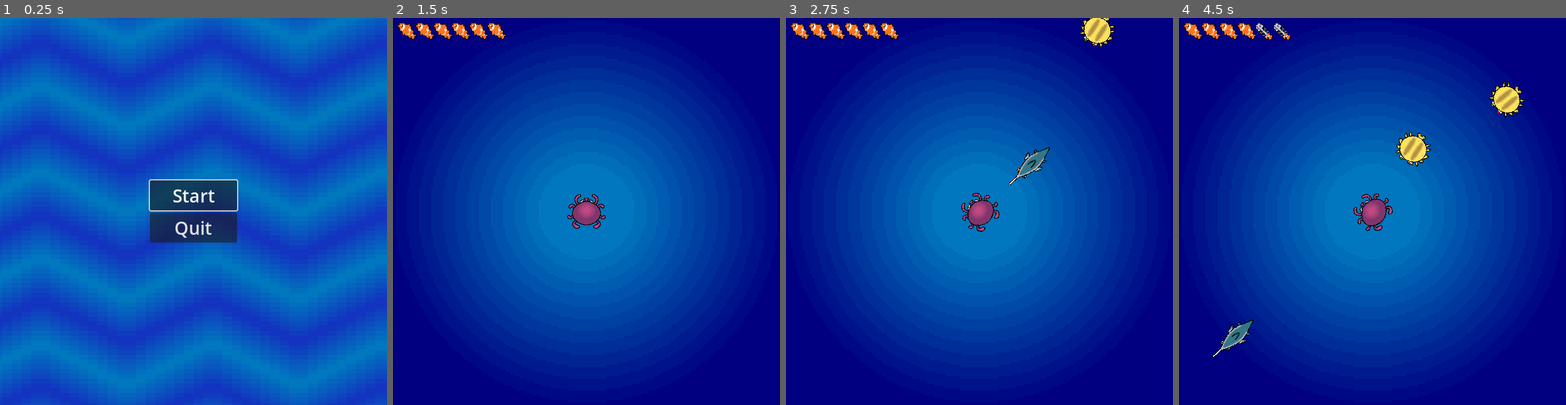
Above: before the commit, frames 1-4 (left to right).
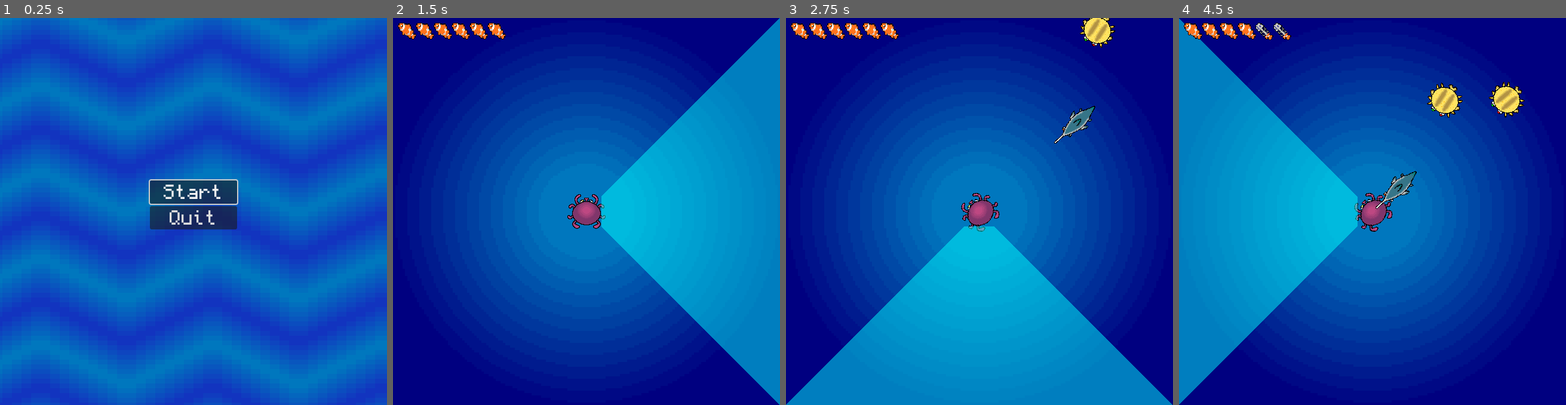
Above: after the commit, the same moments.

Repository: jonael-garcia26/OctoPause
Game: Godot game, scene res://Scenes/menu.tscn
The game is run twice, just before and just after one commit, with the same random seed, the same clock (stepped at 60 frames per second) and the same inputs.
Inputs:
- Up to frame 1 (0.25 s): no input
- Up to frame 2 (1.5 s): click "Start" at 0.5 s; tap Enter at 1.25 s; hold D (right, bound only after the commit) from 1.28 s (still down)
- Up to frame 3 (2.75 s): release D (right, bound only after the commit) at 2.03 s; hold S (down, bound only after the commit) from 2.03 s (still down)
- Up to frame 4 (4.5 s): release S (down, bound only after the commit) at 2.78 s; hold D (right, bound only after the commit) 2.78-3.53 s; hold W (up, bound only after the commit) 3.53-4.28 s; hold A (left, bound only after the commit) from 4.28 s (still down)

The runs differ from the first frame. In frame 1, 1.6% of the frame differs, in the area x 38-62%, y 43-59%; in frame 2, 25%; in frame 3, 26%; in frame 4, 26%, in the area x 0-74%, y 0-100%.

Commit message:
added the timestop manually after fucking everything with the merge

Diff:
--- a/Scenes/main.tscn
+++ b/Scenes/main.tscn
@@ -6,6 +6,7 @@
 [ext_resource type="Texture2D" uid="uid://db1rv5jahoabt" path="res://Assets/Sprites/Background.png" id="3_j76o2"]
 [ext_resource type="PackedScene" uid="uid://c2awl4pj3dnt6" path="res://Scenes/Player.tscn" id="4_46g1p"]
 [ext_resource type="PackedScene" uid="uid://ce3fuy55bbe0l" path="res://Scenes/Killy.tscn" id="4_m0alt"]
+[ext_resource type="PackedScene" uid="uid://666pj4t2irbx" path="res://Scenes/time_stop.tscn" id="7_3g04u"]
 [ext_resource type="PackedScene" uid="uid://d5crpah3s4lv" path="res://gui/nemoContainer.tscn" id="7_l7s0j"]
 
 [sub_resource type="Curve2D" id="Curve2D_tvcvj"]
@@ -35,6 +36,8 @@
 [node name="StartPos" type="Marker2D" parent="."]
 position = Vector2(324, 324)
 
+[node name="TimeStop" parent="." instance=ExtResource("7_3g04u")]
+
 [node name="Path" type="Path2D" parent="."]
 curve = SubResource("Curve2D_tvcvj")
 
--- a/Scenes/menu.tscn
+++ b/Scenes/menu.tscn
@@ -1,7 +1,8 @@
-[gd_scene load_steps=5 format=3 uid="uid://ng2v52wteqgw"]
+[gd_scene load_steps=6 format=3 uid="uid://ng2v52wteqgw"]
 
 [ext_resource type="Shader" path="res://Assets/Shaders/bgScroll.gdshader" id="1_xogcd"]
 [ext_resource type="Texture2D" uid="uid://dt2sklf6eyu73" path="res://Assets/Sprites/Start.png" id="2_4ith4"]
+[ext_resource type="FontFile" uid="uid://b641ed2clbrdw" path="res://Assets/Fonts/Monocraft.ttf" id="3_d0bge"]
 [ext_resource type="Script" path="res://Scripts/quit.gd" id="3_kufnd"]
 
 [sub_resource type="ShaderMaterial" id="ShaderMaterial_h6wif"]
@@ -48,12 +49,14 @@
 [node name="Start" type="Button" parent="VBoxContainer"]
 layout_mode = 2
 focus_neighbor_top = NodePath("../Quit")
+theme_override_fonts/font = ExtResource("3_d0bge")
 theme_override_font_sizes/font_size = 30
 text = "Start"
 
 [node name="Quit" type="Button" parent="VBoxContainer"]
 layout_mode = 2
 focus_neighbor_bottom = NodePath("../Start")
+theme_override_fonts/font = ExtResource("3_d0bge")
 theme_override_font_sizes/font_size = 30
 text = "Quit"
 script = ExtResource("3_kufnd")
--- /dev/null
+++ b/Scenes/time_stop.tscn
@@ -0,0 +1,15 @@
+[gd_scene load_steps=2 format=3 uid="uid://666pj4t2irbx"]
+
+[ext_resource type="Script" path="res://Scripts/time_stop.gd" id="1_q002f"]
+
+[node name="TimeStop" type="Area2D"]
+script = ExtResource("1_q002f")
+
+[node name="CollisionPolygon2D" type="CollisionPolygon2D" parent="."]
+
+[node name="Polygon2D" type="Polygon2D" parent="."]
+color = Color(0, 1, 1, 0.498039)
+
+[node name="Cooldown" type="Timer" parent="."]
+wait_time = 0.25
+one_shot = true
--- a/Scripts/main.gd
+++ b/Scripts/main.gd
@@ -16,10 +16,13 @@
 
 func _on_enemy_timer_timeout():
 	# Randomly choose between pufferfish and swordfish
-	var mob_scene = choose_random_enemy()
+	var index = choose_random_enemy()
+	var mob_scene = mob_scenes[index]
 
 	# Instantiate the chosen enemy scene
 	var mob = mob_scene.instantiate()
+	if index == 1:
+		mob.add_to_group("Swordies")
 	mob.add_to_group("enemies")
 
 	# Choose a random location on Path2D.
@@ -49,5 +52,5 @@
 	$EnemyTimer.start()
 
 # Function to randomly choose between the pufferfish and swordfish
-func choose_random_enemy() -> PackedScene:
-	return mob_scenes[randi() % mob_scenes.size()]
+func choose_random_enemy() -> int:
+	return randi() % mob_scenes.size()
--- /dev/null
+++ b/Scripts/time_stop.gd
@@ -0,0 +1,75 @@
+extends Area2D
+
+@onready var window_size = DisplayServer.window_get_size()
+@onready var bodies_in_area = []
+@onready var ColPol = $CollisionPolygon2D
+@onready var Pol = $Polygon2D
+@onready var CD = $Cooldown
+
+func _ready() -> void:
+	var Wx = window_size.x/2
+	var Wy = window_size.y/2
+	position = Vector2(Wx,Wy)
+	visible = false
+	var pol_points = [
+		Vector2(25, -25),
+		Vector2(Wx, -1*Wy),
+		Vector2(Wx, Wy),
+		Vector2(25, 25)
+	]
+	ColPol.polygon = pol_points
+	Pol.polygon = pol_points
+
+func _process(_delta: float) -> void:
+	if CD.is_stopped():
+		if Input.is_action_just_pressed("up"):
+			rotation = 270 * (PI/180)
+			visible = true
+			CD.start()
+		elif Input.is_action_just_pressed("right"):
+			rotation = 0 * (PI/180)
+			visible = true
+			CD.start()
+		elif Input.is_action_just_pressed("down"):
+			rotation = 90 * (PI/180)
+			visible = true
+			CD.start()
+		elif Input.is_action_just_pressed("left"):
+			rotation = 180 * (PI/180)
+			visible = true
+			CD.start()
+	if visible:
+		_check_overlapping_bodies()
+
+func _check_overlapping_bodies() -> void:
+	# Checks for bodies in the area
+	var Current_bodies = get_overlapping_bodies()
+	for body in Current_bodies:
+		if body is RigidBody2D:
+			if body not in bodies_in_area:
+				bodies_in_area.append(body)
+			if not body.sleeping:
+				pause_rigid_body(body)
+
+	# Unpauses any body in area
+	for body in bodies_in_area:
+		if body not in Current_bodies:
+			bodies_in_area.erase(body)
+			unpause_rigid_body(body)
+
+
+func pause_rigid_body(body: RigidBody2D):
+	if body.is_in_group("Swordies"):
+		var screen_center = get_viewport().get_visible_rect().size / 2
+		var direction_vector = (screen_center - body.position).normalized()
+		var velocity = Vector2(body.velocity/5, 0.0)
+		body.linear_velocity = direction_vector * velocity.length()
+	else:
+		body.sleeping = true  # Put the body to sleep
+
+func unpause_rigid_body(body: RigidBody2D):
+	body.sleeping = false
+	var screen_center = get_viewport().get_visible_rect().size / 2
+	var direction_vector = (screen_center - body.position).normalized()
+	var velocity = Vector2(body.velocity, 0.0)
+	body.linear_velocity = direction_vector * velocity.length()
--- a/project.godot
+++ b/project.godot
@@ -18,6 +18,33 @@
 
 window/size/viewport_width=648
 
+[input]
+
+up={
+"deadzone": 0.5,
+"events": [Object(InputEventKey,"resource_local_to_scene":false,"resource_name":"","device":-1,"window_id":0,"alt_pressed":false,"shift_pressed":false,"ctrl_pressed":false,"meta_pressed":false,"pressed":false,"keycode":0,"physical_keycode":87,"key_label":0,"unicode":119,"location":0,"echo":false,"script":null)
+, Object(InputEventKey,"resource_local_to_scene":false,"resource_name":"","device":-1,"window_id":0,"alt_pressed":false,"shift_pressed":false,"ctrl_pressed":false,"meta_pressed":false,"pressed":false,"keycode":0,"physical_keycode":4194320,"key_label":0,"unicode":0,"location":0,"echo":false,"script":null)
+]
+}
+down={
+"deadzone": 0.5,
+"events": [Object(InputEventKey,"resource_local_to_scene":false,"resource_name":"","device":-1,"window_id":0,"alt_pressed":false,"shift_pressed":false,"ctrl_pressed":false,"meta_pressed":false,"pressed":false,"keycode":0,"physical_keycode":83,"key_label":0,"unicode":115,"location":0,"echo":false,"script":null)
+, Object(InputEventKey,"resource_local_to_scene":false,"resource_name":"","device":-1,"window_id":0,"alt_pressed":false,"shift_pressed":false,"ctrl_pressed":false,"meta_pressed":false,"pressed":false,"keycode":0,"physical_keycode":4194322,"key_label":0,"unicode":0,"location":0,"echo":false,"script":null)
+]
+}
+left={
+"deadzone": 0.5,
+"events": [Object(InputEventKey,"resource_local_to_scene":false,"resource_name":"","device":-1,"window_id":0,"alt_pressed":false,"shift_pressed":false,"ctrl_pressed":false,"meta_pressed":false,"pressed":false,"keycode":0,"physical_keycode":65,"key_label":0,"unicode":97,"location":0,"echo":false,"script":null)
+, Object(InputEventKey,"resource_local_to_scene":false,"resource_name":"","device":-1,"window_id":0,"alt_pressed":false,"shift_pressed":false,"ctrl_pressed":false,"meta_pressed":false,"pressed":false,"keycode":0,"physical_keycode":4194319,"key_label":0,"unicode":0,"location":0,"echo":false,"script":null)
+]
+}
+right={
+"deadzone": 0.5,
+"events": [Object(InputEventKey,"resource_local_to_scene":false,"resource_name":"","device":-1,"window_id":0,"alt_pressed":false,"shift_pressed":false,"ctrl_pressed":false,"meta_pressed":false,"pressed":false,"keycode":0,"physical_keycode":68,"key_label":0,"unicode":100,"location":0,"echo":false,"script":null)
+, Object(InputEventKey,"resource_local_to_scene":false,"resource_name":"","device":-1,"window_id":0,"alt_pressed":false,"shift_pressed":false,"ctrl_pressed":false,"meta_pressed":false,"pressed":false,"keycode":0,"physical_keycode":4194321,"key_label":0,"unicode":0,"location":0,"echo":false,"script":null)
+]
+}
+
 [rendering]
 
 textures/canvas_textures/default_texture_filter=0
Binary file added: Assets/Fonts/Monocraft.ttf
Not shown, added: Assets/Fonts/Monocraft.ttf.import
Not shown: 1 places in Scenes/main.tscn that only renumber resources
